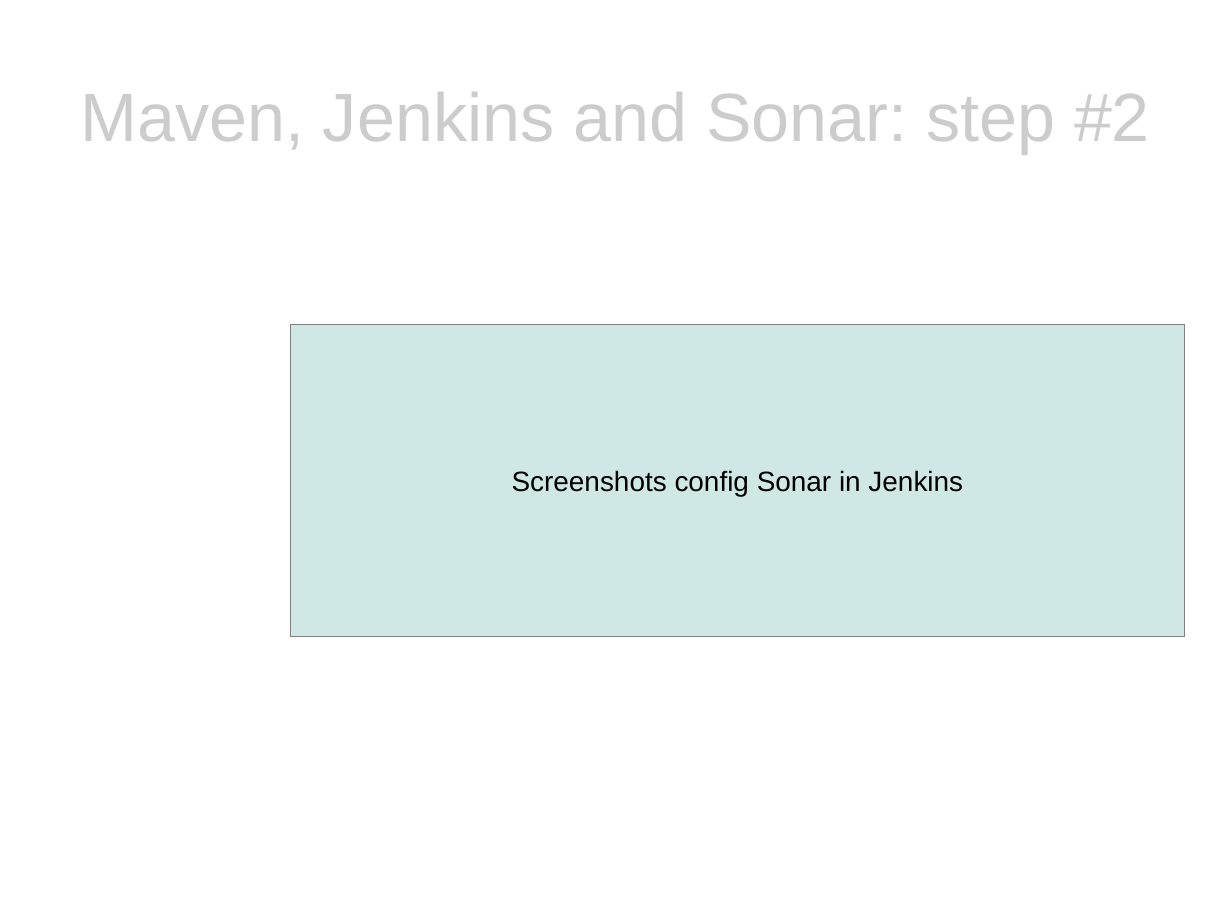
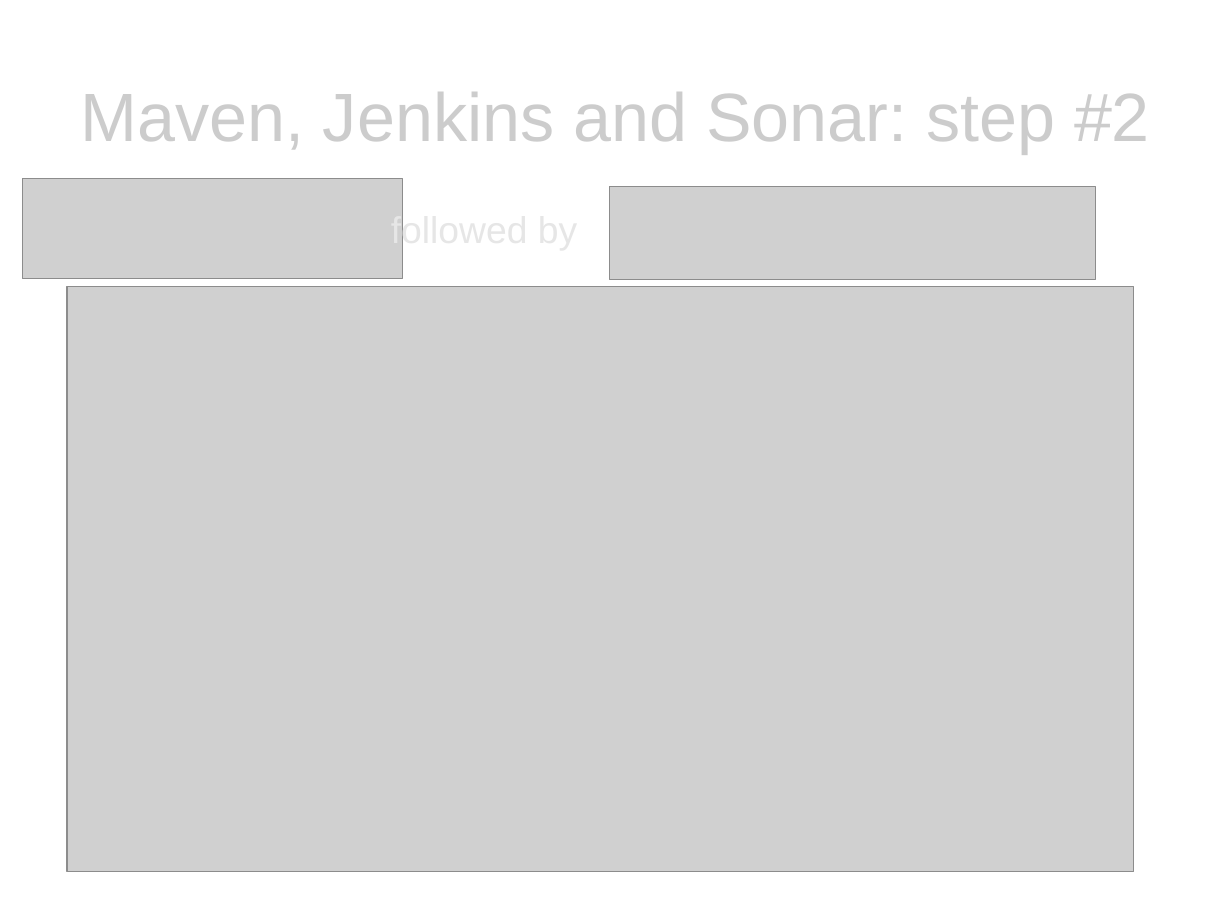
Before and after one commit to eclipse/recommenders, a slide deck: slide 9 of presentation/presentation.odp. Drawn at 1232x924 pixels with LibreOffice and Linux fonts; fonts in the diff are those of the drawing; grey boxes stand for pictures. Boxes give left, top, right and bottom in pixels: in the first picture for what was removed or moved away, otherwise in the second. Text is boxed around its words. In the diff, an @@ line names an element or a change of style, - is before the commit and + after.

```diff
--- a/presentation/presentation.odp
+++ b/presentation/presentation.odp
@@ picture added at [22, 179, 402, 278] @@
@@ picture added at [609, 187, 1096, 279] @@
@@ text added at [391, 214, 528, 251], 24 pt, text #E6E6E6 @@
+followed by
@@ picture added at [67, 286, 1135, 872] @@
@@ rectangle removed at [291, 324, 1185, 637] @@
-Screenshots config Sonar in Jenkins
```
Also in this commit, not shown: 5 other slides changed, 11 other files.
